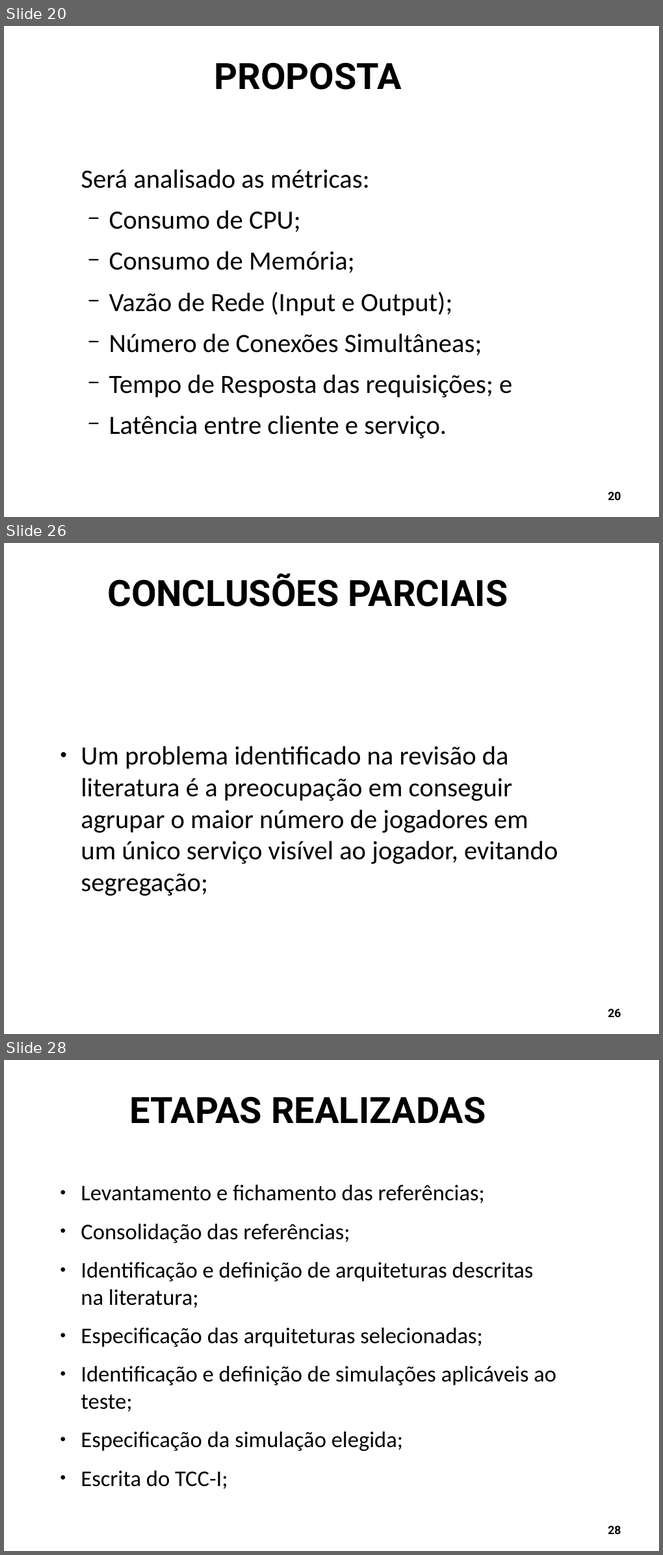
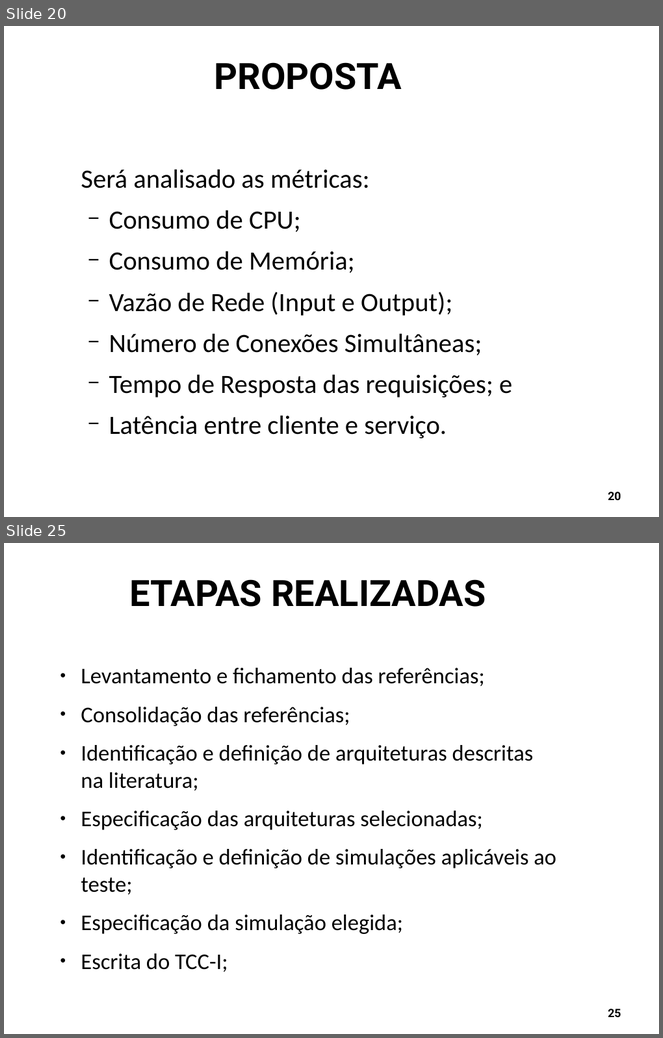
Before and after one commit to Schweigert/TCC, a slide deck: tcc/Apresentacao/apresentacao_tcc1.odp. Shown one above the other, each under a label of ours: slides 20, 26 and 28 before the commit, slides 20 and 25 after it; the slides between them are not shown. The pictures are 663x1555 and 663x1038 pixels, drawn with LibreOffice and Linux fonts; fonts in the diff are those of the drawing; background and template pictures are left out. Boxes give left, top, right and bottom in pixels: in the first picture for what was removed or moved away, otherwise in the second. Text is boxed around its words. In the diff, an @@ line names an element or a change of style, - is before the commit and + after.

```diff
--- a/tcc/Apresentacao/apresentacao_tcc1.odp
+++ b/tcc/Apresentacao/apresentacao_tcc1.odp
@@ slide 26 removed at box(4, 543, 659, 1034), background #FFFFFF @@
@@ title removed at box(107, 573, 508, 607) @@
-CONCLUSÕES PARCIAIS
@@ text removed at box(81, 746, 558, 896) @@
-● Um problema identificado na revisão da literatura é a preocupação em conseguir agrupar o maior número de jogadores em um único serviço visível ao jogador, evitando segregação;
@@ page number removed at box(608, 1009, 621, 1017) @@
-26
@@ what was slide 28 is now slide 25 @@
@@ page number at box(608, 1009, 621, 1017): text changed @@
-28
+25
```
Also in this commit, not shown: 18 slides changed, 2 other slides removed, 4 other files.
